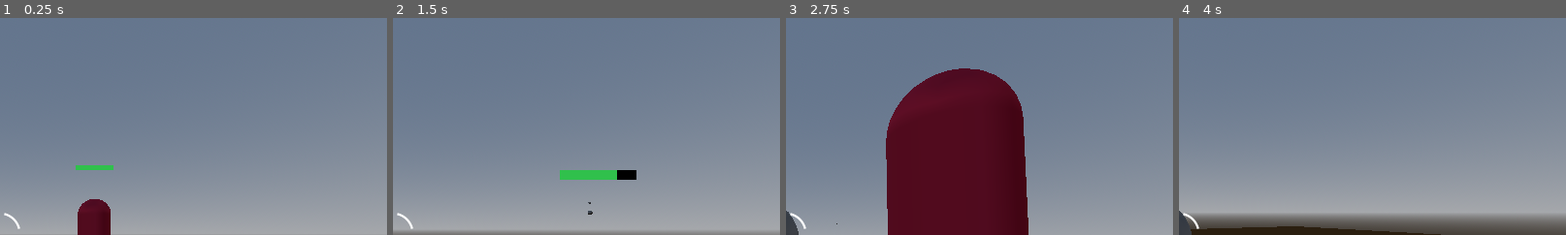
Above: before the commit, frames 1-4 (left to right).
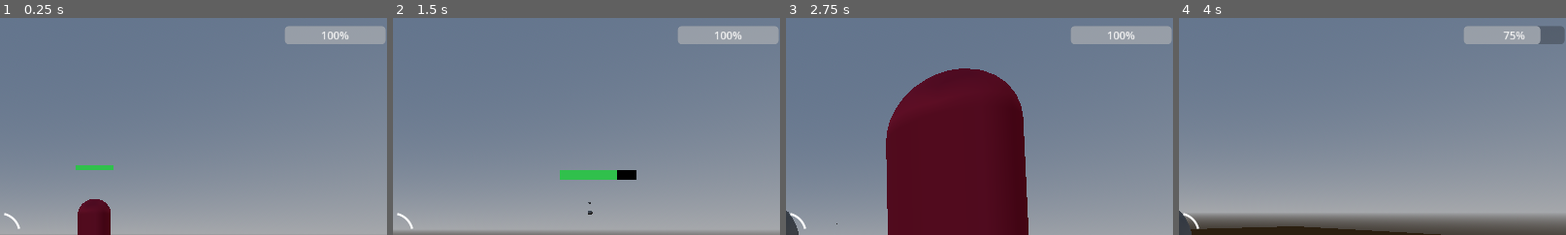
Above: after the commit, the same moments.

Repository: M4tt-/arena-fps
Game: Godot game, scene res://scenes/main/main.tscn
Two runs of this game, one before a commit and one after it. Both use one fixed random seed, a clock stepped at 60 frames per second and the inputs below.
Inputs (mouse positions are % of the whole screen's width and height, from its top left):
- Up to frame 1 (0.25 s): no input
- Up to frame 2 (1.5 s): tap Enter at 0.5 s; move the mouse to (55, 50) at 0.52 s; press the mouse at (55, 50) at 0.53 s; hold W (move_forward) from 0.53 s (still down); tap Space (jump) at 0.77 s; move the mouse to (45, 50) at 1.27 s; release the mouse at (45, 50) at 1.28 s; right-click (45, 50) at 1.35 s
- Up to frame 3 (2.75 s): keep holding W (move_forward); tap Space (jump) at 1.52 s; move the mouse to (52, 48) at 2.02 s; hold T (toggle_third_person) from 2.03 s (still down)
- Up to frame 4 (4 s): keep holding W (move_forward); move the mouse to (49, 52) at 2.77 s; release T (toggle_third_person) at 2.78 s; click (49, 52) at 2.85 s; tap Space (jump) at 3.02, 3.77 s; move the mouse to (57, 51) at 3.52 s; hold Right mouse button (jetpack) from 3.53 s (still down)
The pictures show only the part of the screen within x 50-100%, y 0-50%; the shares and areas given below are measured in that part.

The runs differ from the first frame. In frame 1, 2.2% of the frame differs, in the area x 73-100%, y 3-13%; in frame 2, 2.2%; in frame 3, 2.2%; in frame 4, 2.1%.

Commit message:
Added player health to HUD

Diff:
--- a/scenes/main/main.tscn
+++ b/scenes/main/main.tscn
@@ -47,3 +47,14 @@
 offset_right = 40.0
 offset_bottom = 78.0
 script = ExtResource("8_raeie")
+
+[node name="HealthBar" type="ProgressBar" parent="UI"]
+anchors_preset = 1
+anchor_left = 1.0
+anchor_right = 1.0
+offset_left = -152.0
+offset_top = 15.0
+offset_right = -2.0
+offset_bottom = 42.0
+grow_horizontal = 0
+value = 100.0
--- a/scripts/actors/health.gd
+++ b/scripts/actors/health.gd
@@ -1,9 +1,10 @@
 extends Node
 class_name Health
 
+signal changed(current: float, max: float)
+
 @export var max_health: float = 100.0
 @export var current_health: float = 100.0
-
 @export var health_bar_path: NodePath = ^"../UiAnchor/HealthBar" # adjust if your bar is elsewhere
 
 @onready var _bar: Node = get_node_or_null(health_bar_path)
@@ -11,18 +12,21 @@
 func _ready() -> void:
 	current_health = clamp(current_health, 0.0, max_health)
 	_update_bar()
+	changed.emit(current_health, max_health)
 
 func apply_damage(amount: float) -> void:
 	if amount <= 0.0:
 		return
 	current_health = max(0.0, current_health - amount)
 	_update_bar()
+	changed.emit(current_health, max_health)
 
 func heal(amount: float) -> void:
 	if amount <= 0.0:
 		return
 	current_health = min(max_health, current_health + amount)
 	_update_bar()
+	changed.emit(current_health, max_health)
 
 func _update_bar() -> void:
 	print("Update bar: cur=", current_health, "/", max_health, " bar=", _bar)
--- a/scripts/main.gd
+++ b/scripts/main.gd
@@ -8,6 +8,9 @@
 
 @onready var world := $World
 @onready var actors := $Actors
+
+@onready var ui_health_bar: ProgressBar = $UI/HealthBar
+
 
 func _ready() -> void:
 	_spawn_world()
@@ -36,6 +39,21 @@
 	if player is Node3D:
 		player.global_position = Vector3(0, 1, 10)
 
+	# Bind HUD bar to player's Health
+	var health := player.find_child("Health", true, false) as Health
+	if health:
+		# Initialize immediately
+		_on_player_health_changed(health.current_health, health.max_health)
+
+		# Subscribe to updates
+		health.changed.connect(_on_player_health_changed)
+	else:
+		push_error("Player has no Health node; cannot bind HUD.")
+
+func _on_player_health_changed(cur: float, max_h: float) -> void:
+	ui_health_bar.max_value = max_h
+	ui_health_bar.value = cur
+
 func _spawn_enemy(pos: Vector3, behavior: int) -> void:
 	if not enemy_scene:
 		return
